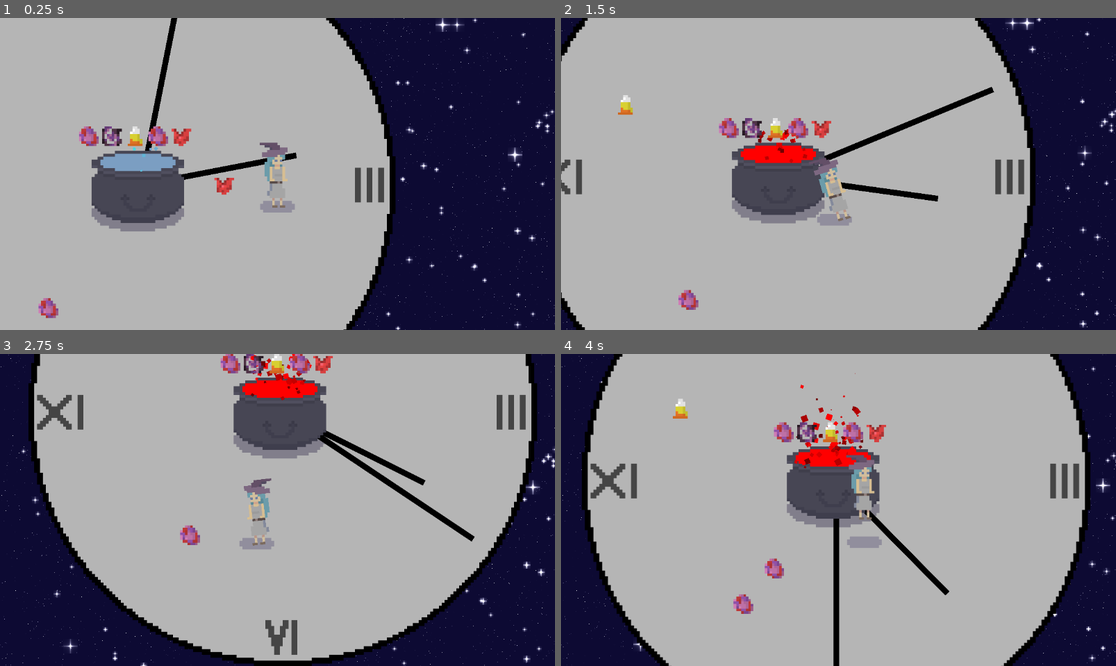
Above: before the commit, frames 1-4 (two rows, left to right).
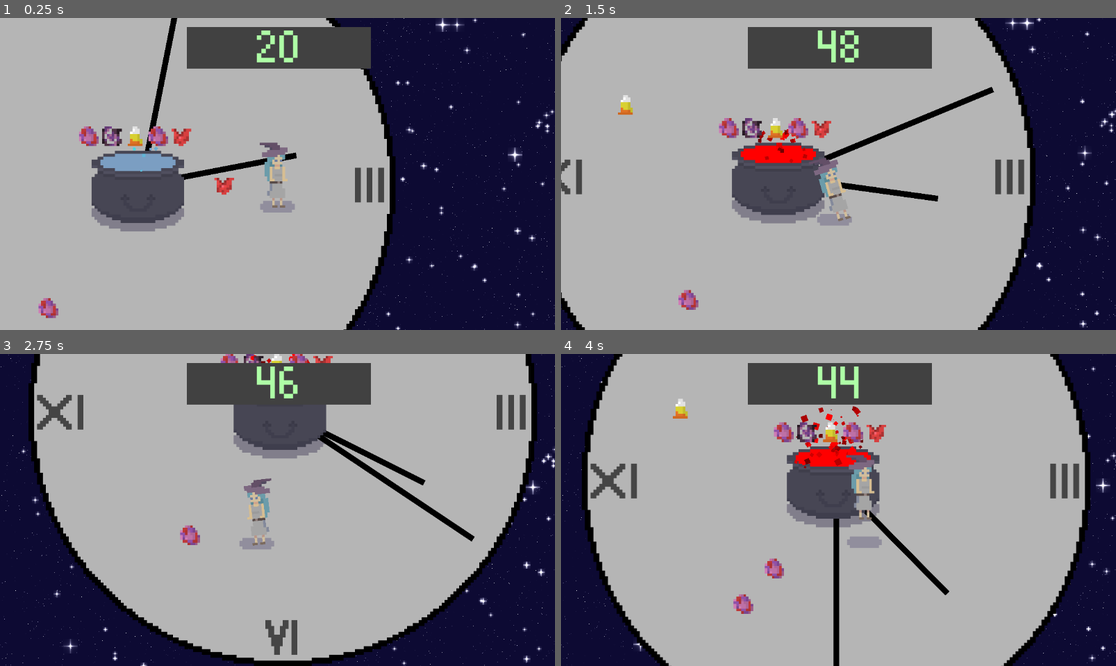
Above: after the commit, the same moments.

Repository: arrowira/miniJam189
Game: Godot game, scene res://Scenes/main.tscn
Two runs of this game, one before a commit and one after it. Both use one fixed random seed, a clock stepped at 60 frames per second and the inputs below.
Inputs:
- Up to frame 1 (0.25 s): no input
- Up to frame 2 (1.5 s): hold A (right) 0.53-1.28 s; tap Space (jump) at 0.77 s; hold S (down) from 1.28 s (still down)
- Up to frame 3 (2.75 s): tap Space (jump) at 1.52 s; release S (down) at 2.03 s; hold A (right) from 2.03 s (still down)
- Up to frame 4 (4 s): release A (right) at 2.78 s; hold W (up) 2.78-3.53 s; tap Space (jump) at 3.02, 3.77 s; hold D (left) from 3.53 s (still down)

The runs differ from the first frame. In frame 1, 4.4% of the frame differs, in the area x 33-67%, y 2-17%; in frame 2, 4.4%; in frame 3, 4.0%; in frame 4, 4.4%.

Commit message:
top timer

Diff:
--- a/minijam189/Scenes/main.tscn
+++ b/minijam189/Scenes/main.tscn
@@ -7,7 +7,12 @@
 [ext_resource type="PackedScene" uid="uid://3rpo24fr3qjk" path="res://Scenes/Heart.tscn" id="5_n752p"]
 [ext_resource type="PackedScene" uid="uid://dk1mm81gcqnrd" path="res://Scenes/StrangeLump.tscn" id="6_vygpc"]
 [ext_resource type="PackedScene" uid="uid://lelq6qmcrqnw" path="res://Scenes/CandyCorn.tscn" id="7_27smt"]
+[ext_resource type="Script" path="res://Scenes/topTimer.gd" id="9_3ohyp"]
+[ext_resource type="FontFile" uid="uid://i2i6q3n474mm" path="res://at01.ttf" id="9_smo7h"]
 [ext_resource type="PackedScene" uid="uid://but00jwwmbkpf" path="res://Scenes/spawner.tscn" id="10_x8pka"]
+
+[sub_resource type="StyleBoxFlat" id="StyleBoxFlat_aq3yt"]
+bg_color = Color(0.255659, 0.255659, 0.255659, 1)
 
 [node name="Node2D" type="Node2D"]
 y_sort_enabled = true
@@ -35,3 +40,32 @@
 
 [node name="Heart" parent="." instance=ExtResource("5_n752p")]
 position = Vector2(575, 0)
+
+[node name="CanvasLayer" type="CanvasLayer" parent="."]
+script = ExtResource("9_3ohyp")
+
+[node name="Panel" type="Panel" parent="CanvasLayer"]
+offset_left = 388.0
+offset_top = 19.0
+offset_right = 770.0
+offset_bottom = 105.0
+theme_override_styles/panel = SubResource("StyleBoxFlat_aq3yt")
+
+[node name="Label" type="Label" parent="CanvasLayer/Panel"]
+layout_mode = 0
+offset_left = 4.0
+offset_top = -27.0
+offset_right = 381.0
+offset_bottom = 92.0
+theme_override_colors/font_color = Color(0.681922, 1, 0.648639, 1)
+theme_override_fonts/font = ExtResource("9_smo7h")
+theme_override_font_sizes/font_size = 150
+text = "20
+
+"
+horizontal_alignment = 1
+
+[node name="Timer" type="Timer" parent="CanvasLayer"]
+wait_time = 0.6
+
+[connection signal="timeout" from="CanvasLayer/Timer" to="CanvasLayer" method="_on_timer_timeout"]
--- /dev/null
+++ b/minijam189/Scenes/topTimer.gd
@@ -0,0 +1,12 @@
+extends CanvasLayer
+
+func addTime(amt):
+	t+=amt
+# Called when the node enters the scene tree for the first time.
+func _ready() -> void:
+	$Timer.start()
+var t = 50.0
+
+func _on_timer_timeout() -> void:
+	t-=1
+	$Panel/Label.text = str(int(t))
--- a/minijam189/Scripts/CauldronManager.gd
+++ b/minijam189/Scripts/CauldronManager.gd
@@ -19,6 +19,7 @@
 		items.remove_at(0)
 		if len(items) == 0:
 			$winTimer.start()
+			get_parent().get_node("CanvasLayer").addTime(50)
 
 	pass
 
Not shown: 1 places in minijam189/Scenes/main.tscn that only renumber resources
Binary file added: minijam189/at01.ttf
Not shown, added: minijam189/at01.ttf.import
